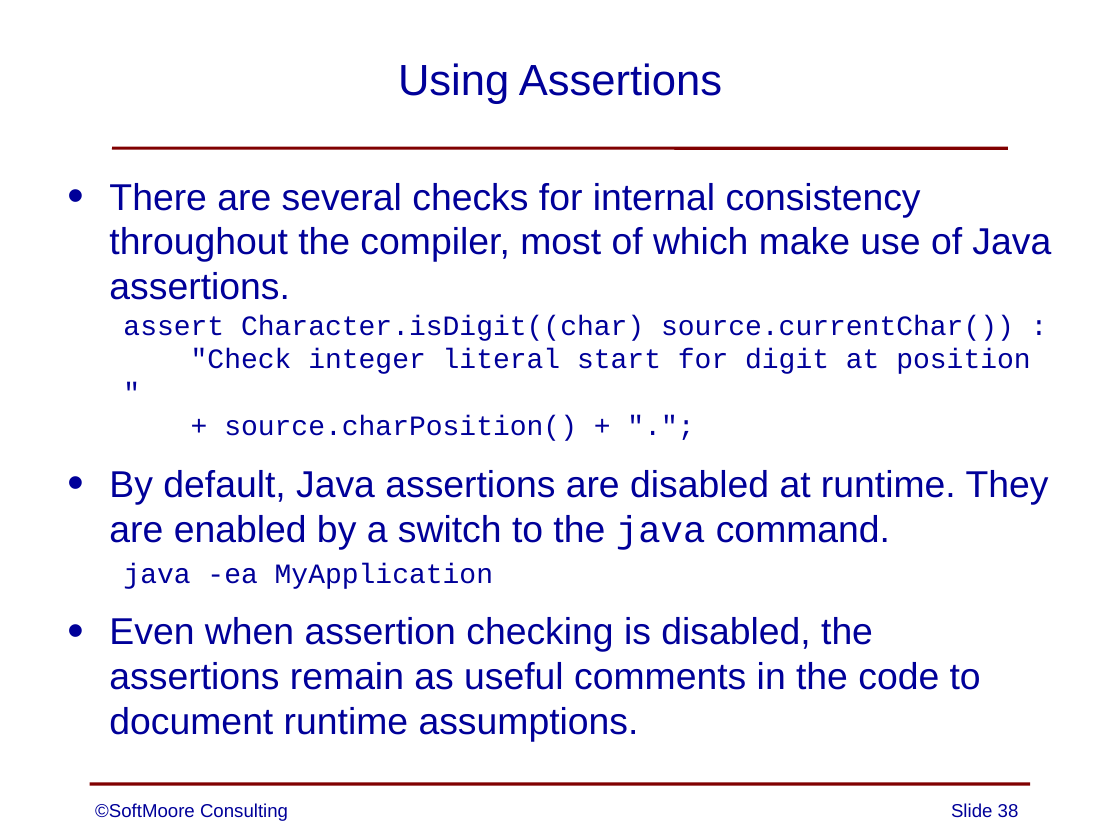
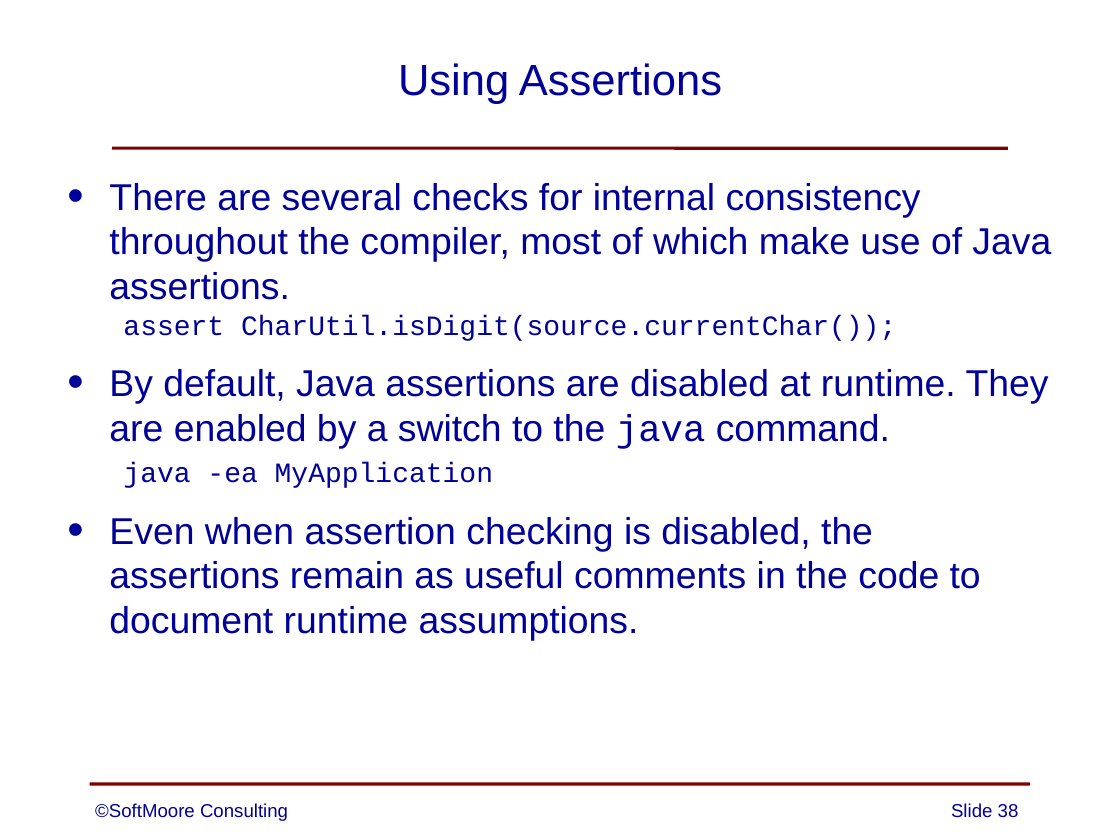
Before and after one commit to SoftMoore/CPRL-Java-4th, a slide deck: slide 38 of PowerPoints/05 - Lexical Analysis.pptx. Drawn at 1120x840 pixels with LibreOffice and Linux fonts; fonts in the diff are those of the drawing. Boxes give left, top, right and bottom in pixels: in the first picture for what was removed or moved away, otherwise in the second. Text is boxed around its words. In the diff, an @@ line names an element or a change of style, - is before the commit and + after.

```diff
--- a/PowerPoints/05 - Lexical Analysis.pptx
+++ b/PowerPoints/05 - Lexical Analysis.pptx
@@ text at (123,315,896,341): text changed @@
-  assert Character.isDigit((char) source.currentChar()) :
-  "Check integer literal start for digit at position "
-  + source.charPosition() + ".";
+  assert CharUtil.isDigit(source.currentChar());
```
Also in this commit, not shown: 2 other slides changed, 2 other files.
